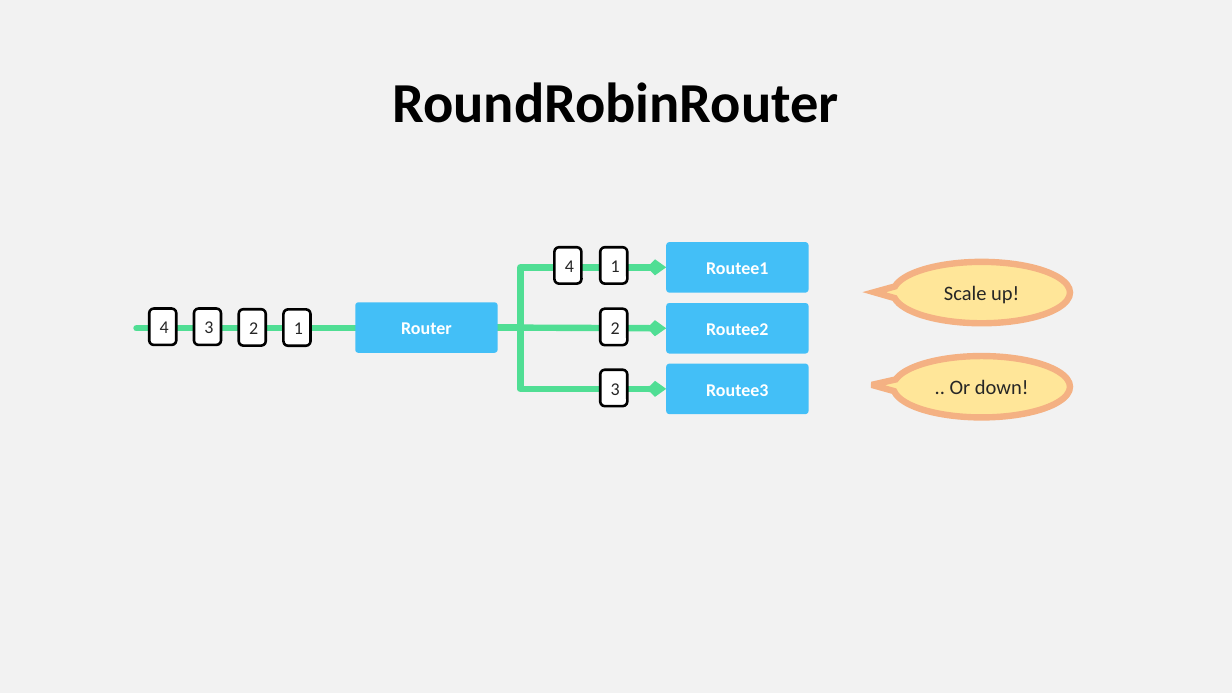
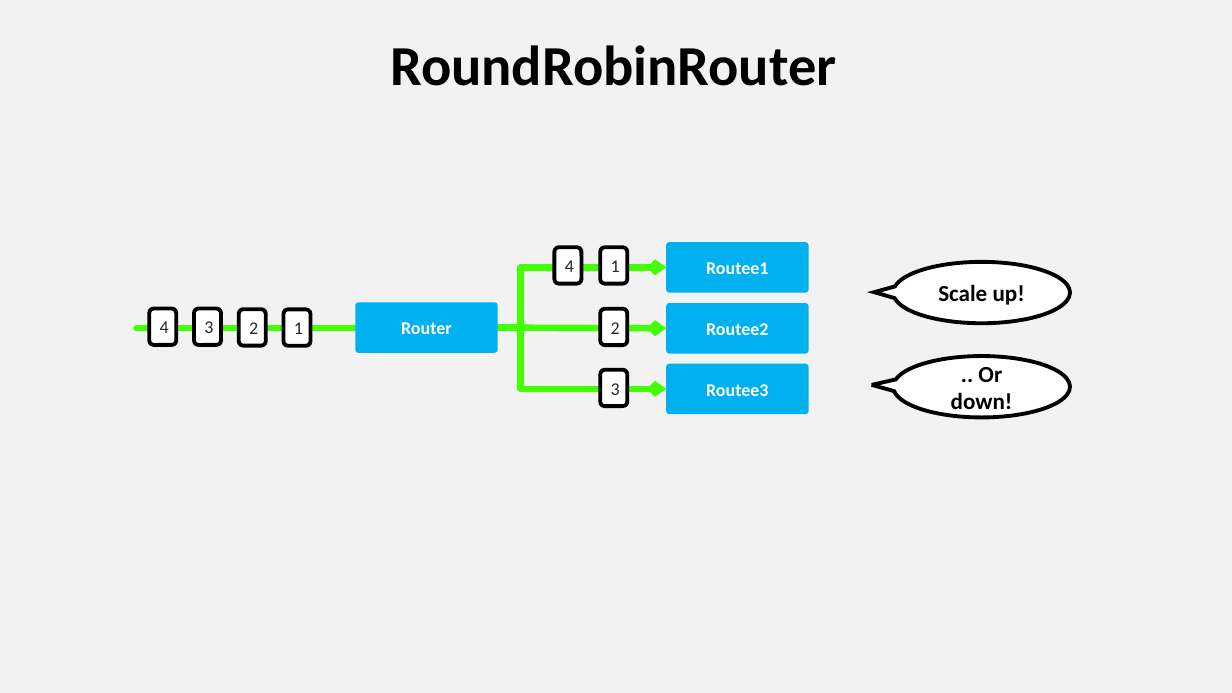
Before and after one commit to asynkron/website, a slide deck: slide 26 of media/logo.pptx (slide 20 before the commit). Drawn at 1232x693 pixels with LibreOffice and Linux fonts; fonts in the diff are those of the drawing. Boxes give left, top, right and bottom in pixels: in the first picture for what was removed or moved away, otherwise in the second. Text is boxed around its words. In the diff, an @@ line names an element or a change of style, - is before the commit and + after.

```diff
--- a/media/logo.pptx
+++ b/media/logo.pptx
@@ title "RoundRobinRouter": place and size @@
-title "RoundRobinRouter" at [393,82,839,123]
+title "RoundRobinRouter" at [390,45,836,86]
@@ elbow arrow (498, 328) - (666, 267): stroke #50DE94 5 pt to #42FF02 5 pt @@
@@ outline #000000 2 pt to #000000 3 pt in 8 elements at [284,310,311,346], [238,310,265,346], [601,248,628,284], [601,309,628,345], [601,370,628,406], [194,309,221,345], [150,309,177,345], [555,248,581,284] @@
@@ speech bubble "Scale up!" at [894,262,1070,323]: size 16 to 18 pt, text colour #262626 to #000000, bold on; fill #FFE699 to #FFFFFF; outline #F4B183 5 pt to #000000 3 pt @@
@@ line (137, 328) - (356, 328): stroke #50DE94 5 pt to #42FF02 5 pt @@
@@ elbow arrow (498, 328) - (666, 389): stroke #50DE94 5 pt to #42FF02 5 pt @@
@@ arrow (498, 328) - (666, 328): stroke #50DE94 5 pt to #42FF02 5 pt @@
@@ speech bubble ".. Or down!" at [894,356,1070,417]: size 16 to 18 pt, text colour #262626 to #000000, bold on; fill #FFE699 to #FFFFFF; outline #F4B183 5 pt to #000000 3 pt @@
@@ fill #43BFF7 to #00B0EF in 4 elements at [356,302,498,353], [666,242,809,293], [666,303,809,354], [666,364,809,415] @@
```
Also in this commit, not shown: 10 other slides changed, 3 slides added, 3 slides removed.
